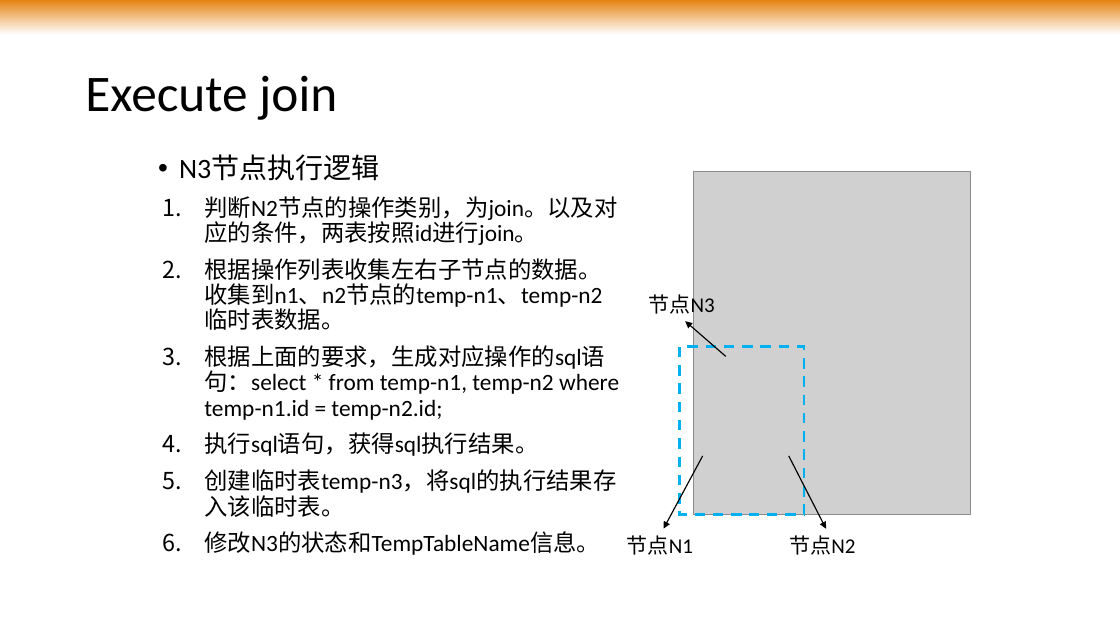
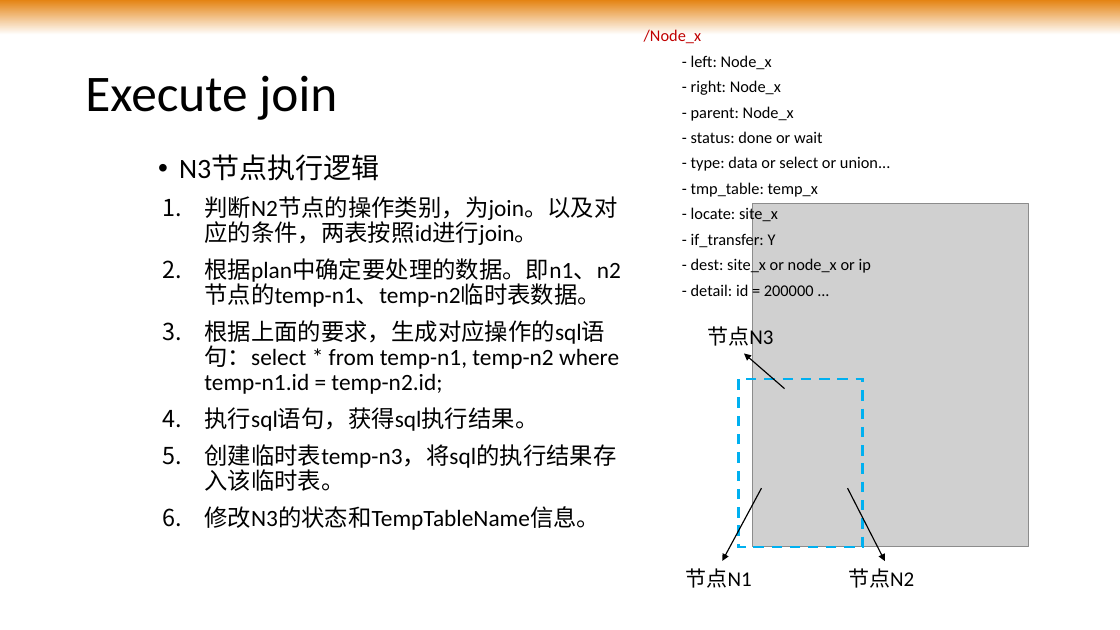
Before and after one commit to wu1du2/iddb, a slide deck: slide 27 of slides/iddb_mid.pptx. Drawn at 1120x630 pixels with LibreOffice and Linux fonts; fonts in the diff are those of the drawing; grey boxes stand for pictures; background and template pictures are left out. Boxes give left, top, right and bottom in pixels: in the first picture for what was removed or moved away, otherwise in the second. Text is boxed around its words. In the diff, an @@ line names an element or a change of style, - is before the commit and + after.

```diff
--- a/slides/iddb_mid.pptx
+++ b/slides/iddb_mid.pptx
@@ text added at (644,29,890,296), 14 pt, text #000000 @@
+/Node_x
+- left: Node_x
+- right: Node_x
+- parent: Node_x
+- status: done or wait
+- type: data or select or union...
+- tmp_table: temp_x
+- locate: site_x
+- if_transfer: Y
+- dest: site_x or node_x or ip
+- detail: id = 200000 ...
@@ text at (204,258,621,307): text changed @@
-2. 根据操作列表收集左右子节点的数据。收集到n1、n2节点的temp-n1、temp-n2临时表数据。
+2. 根据plan中确定要处理的数据。即n1、n2节点的temp-n1、temp-n2临时表数据。
@@ arrow moved from (726, 356) - (686, 321) to (785, 389) - (744, 354) @@
@@ 2 texts, 2 arrows, 1 picture, 1 rectangle: place and size @@
-2 texts, 2 arrows, 1 picture, 1 rectangle at (649,171,970,555)
+2 texts, 2 arrows, 1 picture, 1 rectangle at (707,203,1029,588)
@@ text "节点N1": place and size @@
-text "节点N1" at (627,535,693,555)
+text "节点N1" at (686,568,752,588)
```
Also in this commit, not shown: 4 other slides changed.
